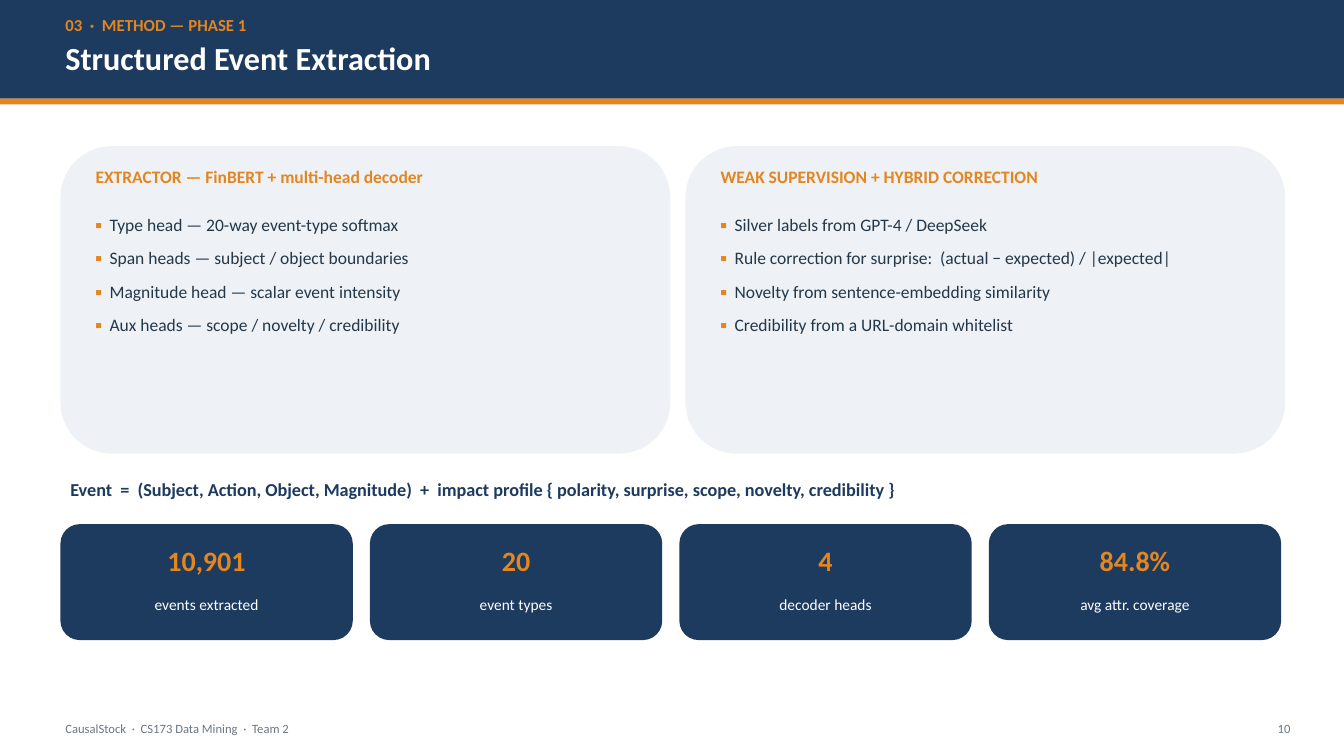
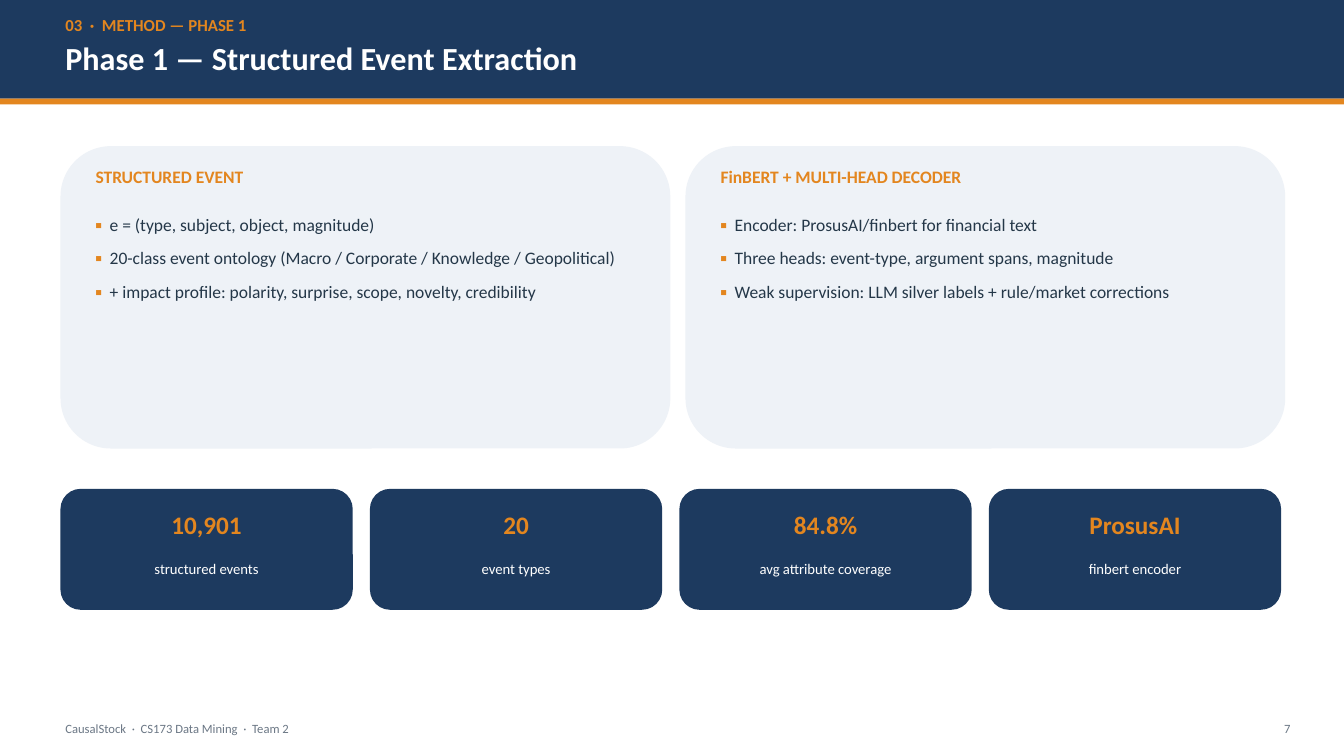
Before and after one commit to LovelyC-kx/dddmmm, a slide deck: slide 7 of DirectionA/docs/final-deck/CausalStock_CS173_Final.pptx (slide 10 before the commit). Drawn at 1344x756 pixels with LibreOffice and Linux fonts; fonts in the diff are those of the drawing. Boxes give left, top, right and bottom in pixels: in the first picture for what was removed or moved away, otherwise in the second. Text is boxed around its words. In the diff, an @@ line names an element or a change of style, - is before the commit and + after.

```diff
--- a/DirectionA/docs/final-deck/CausalStock_CS173_Final.pptx
+++ b/DirectionA/docs/final-deck/CausalStock_CS173_Final.pptx
@@ text at box(65, 47, 577, 71): text changed @@
-Structured Event Extraction
+Phase 1 — Structured Event Extraction
@@ rounded rectangle: place and size @@
-rounded rectangle at box(60, 146, 670, 454)
+rounded rectangle at box(60, 146, 670, 449)
@@ rounded rectangle: place and size @@
-rounded rectangle at box(686, 146, 1286, 454)
+rounded rectangle at box(686, 146, 1286, 449)
@@ text at box(96, 171, 243, 183): text changed @@
-EXTRACTOR — FinBERT + multi-head decoder
+STRUCTURED EVENT
@@ text at box(721, 170, 962, 183): text changed @@
-WEAK SUPERVISION + HYBRID CORRECTION
+FinBERT + MULTI-HEAD DECODER
@@ text at box(110, 218, 615, 301): text changed @@
-▪ Type head — 20-way event-type softmax
-▪ Span heads — subject / object boundaries
-▪ Magnitude head — scalar event intensity
-▪ Aux heads — scope / novelty / credibility
+▪ e = (type, subject, object, magnitude)
+▪ 20-class event ontology (Macro / Corporate / Knowledge / Geopolitical)
+▪ + impact profile: polarity, surprise, scope, novelty, credibility
@@ text at box(735, 219, 1169, 301): text changed @@
-▪ Silver labels from GPT-4 / DeepSeek
-▪ Rule correction for surprise: (actual − expected) / |expected|
-▪ Novelty from sentence-embedding similarity
-▪ Credibility from a URL-domain whitelist
+▪ Encoder: ProsusAI/finbert for financial text
+▪ Three heads: event-type, argument spans, magnitude
+▪ Weak supervision: LLM silver labels + rule/market corrections
@@ rounded rectangle: place and size @@
-rounded rectangle at box(60, 524, 353, 640)
+rounded rectangle at box(60, 489, 353, 610)
@@ text removed at box(70, 482, 884, 499) @@
-Event = (Subject, Action, Object, Magnitude) + impact profile { polarity, surprise, scope, novelty, credibility }
@@ rounded rectangle: place and size @@
-rounded rectangle at box(370, 524, 662, 640)
+rounded rectangle at box(370, 489, 662, 610)
@@ size 20 to 18 pt in 3 elements at box(171, 517, 241, 537), box(503, 517, 529, 534), box(794, 516, 857, 534) @@
@@ rounded rectangle: place and size @@
-rounded rectangle at box(680, 524, 972, 640)
+rounded rectangle at box(680, 489, 972, 610)
@@ text "84.8%": place and size @@
-text "84.8%" at box(1100, 551, 1170, 571)
+text "84.8%" at box(794, 516, 857, 534)
@@ rounded rectangle: place and size @@
-rounded rectangle at box(989, 524, 1281, 640)
+rounded rectangle at box(989, 489, 1281, 610)
@@ text added at box(1089, 517, 1180, 534), 18 pt, text #E3861F, bold @@
+ProsusAI
@@ text at box(154, 563, 259, 574): text changed; size 11 to 10.5 pt @@
-events extracted
+structured events
@@ 3 texts: place and size @@
-3 texts at box(167, 552, 552, 613)
+3 texts at box(171, 517, 550, 577)
@@ text "event types" at box(482, 564, 550, 577): size 11 to 10.5 pt @@
@@ text at box(760, 564, 891, 577): text changed; size 20 to 10.5 pt; text colour #E3861F to #FFFFFF; bold off @@
-4
+avg attribute coverage
@@ text added at box(1089, 563, 1181, 574), 10.5 pt, text #FFFFFF @@
+finbert encoder
@@ text removed at box(779, 599, 871, 610) @@
-decoder heads
@@ text removed at box(1080, 600, 1189, 613) @@
-avg attr. coverage
@@ text at box(1284, 725, 1290, 733): text changed @@
-10
+7
```
Also in this commit, not shown: 7 other slides changed, 8 slides added, 11 slides removed, 3 other files.
